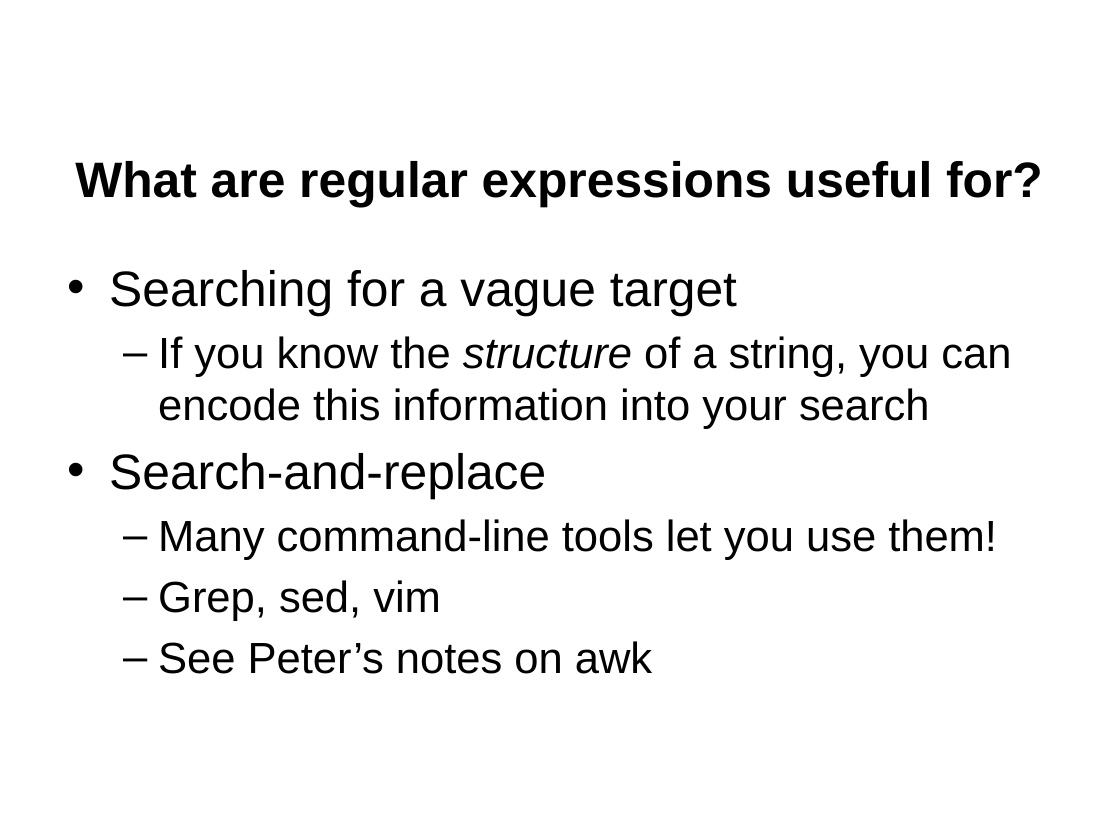
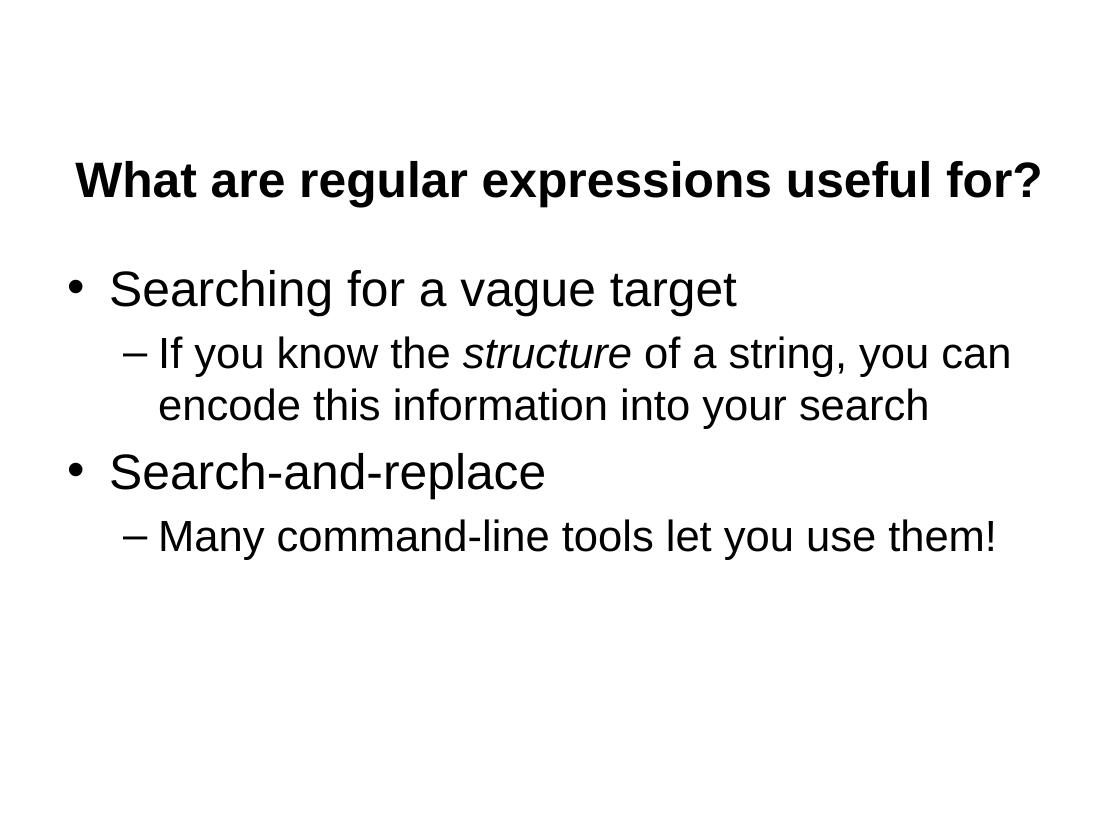
Before and after one commit to jgerity/talks, a slide deck: slide 13 of 2017/computing_workgroup/regex/regular_expressions.pptx. Drawn at 1120x840 pixels with LibreOffice and Linux fonts; fonts in the diff are those of the drawing; background and template pictures are left out. Boxes give left, top, right and bottom in pixels: in the first picture for what was removed or moved away, otherwise in the second. Text is boxed around its words. In the diff, an @@ line names an element or a change of style, - is before the commit and + after.

Commit message:
Added sed, grep, vim, awk slides and fleshed others out

```diff
--- a/2017/computing_workgroup/regex/regular_expressions.pptx
+++ b/2017/computing_workgroup/regex/regular_expressions.pptx
@@ text at [158, 580, 652, 674]: paragraphs removed @@
-  – Grep, sed, vim
-  – See Peter’s notes on awk
```
Also in this commit, not shown: 2 other slides changed, 4 slides added.
